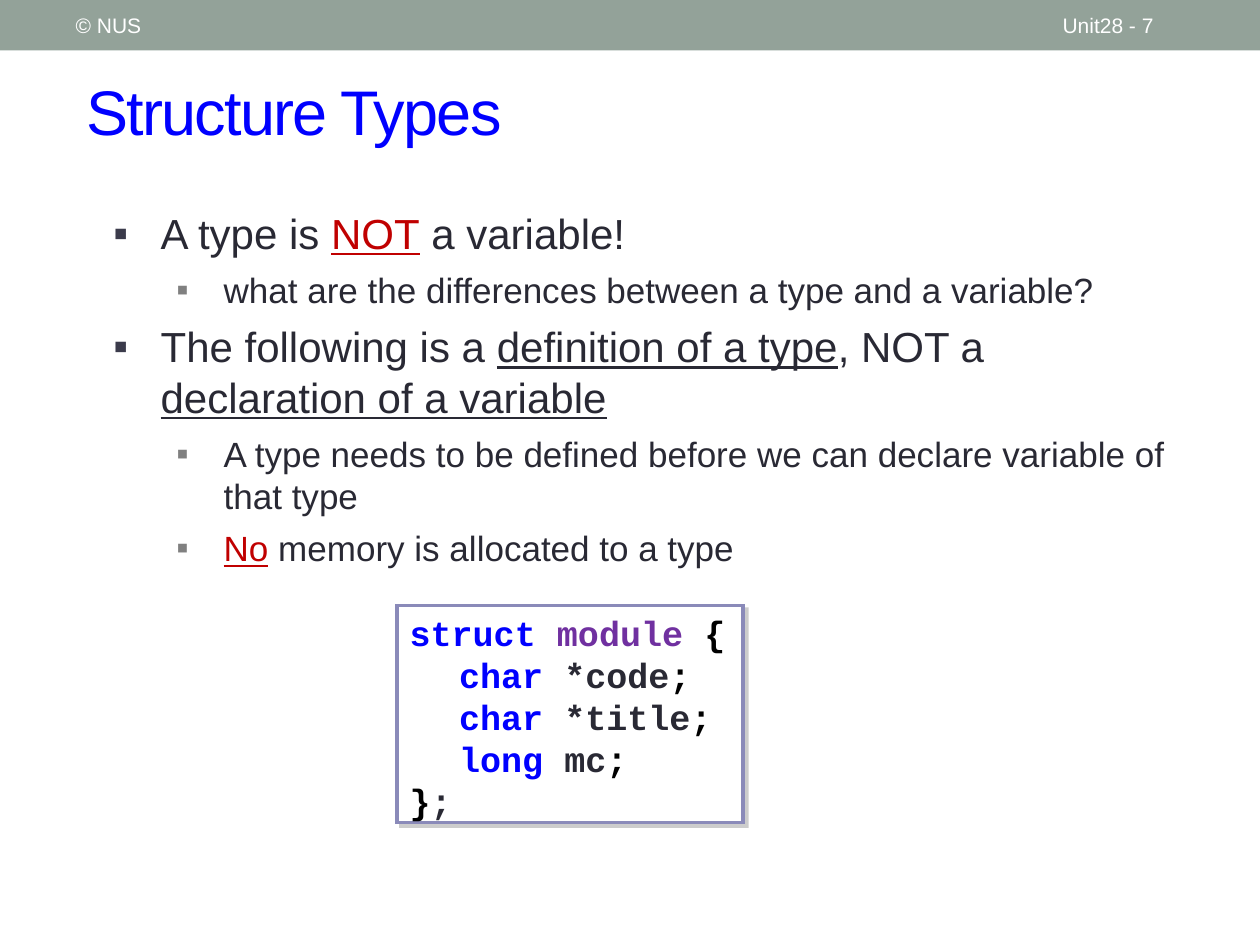
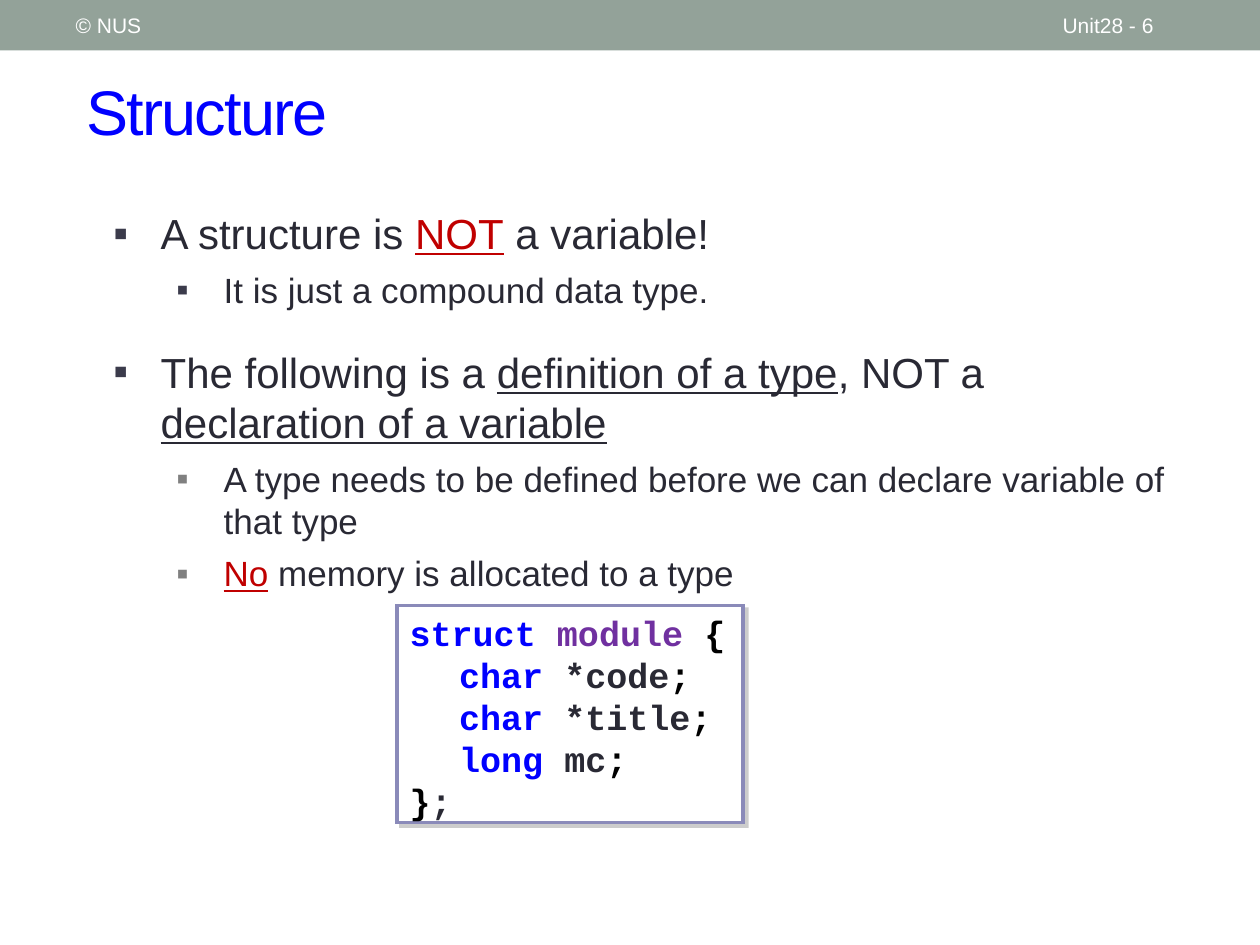
Before and after one commit to nus-cs1010-2021-s2/website, a slide deck: slide 6 of slides/Unit28_Struct.pptx (slide 7 before the commit). Drawn at 1260x945 pixels with LibreOffice and Linux fonts; fonts in the diff are those of the drawing. Boxes give left, top, right and bottom in pixels: in the first picture for what was removed or moved away, otherwise in the second. Text is boxed around its words. In the diff, an @@ line names an element or a change of style, - is before the commit and + after.

```diff
--- a/slides/Unit28_Struct.pptx
+++ b/slides/Unit28_Struct.pptx
@@ page number at [1063,18,1154,33]: text changed @@
-Unit28 - 7
+Unit28 - 6
@@ title at [86,91,328,136]: text changed @@
-Structure Types
+Structure
@@ text at [161,218,709,310]: text changed @@
-▪ A type is NOT a variable!
-  ▪ what are the differences between a type and a variable?
+▪ A structure is NOT a variable!
+  ▪ It is just a compound data type.
```
Also in this commit, not shown: 4 other slides changed, 1 slide removed, 4 other files.
